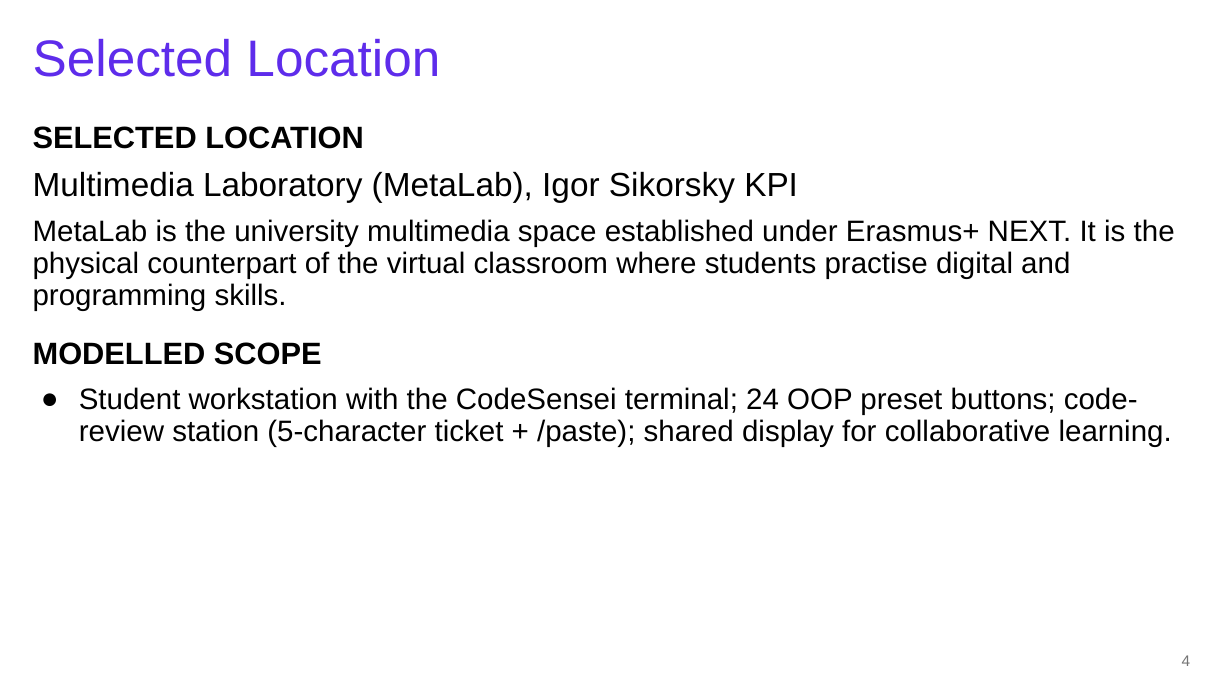
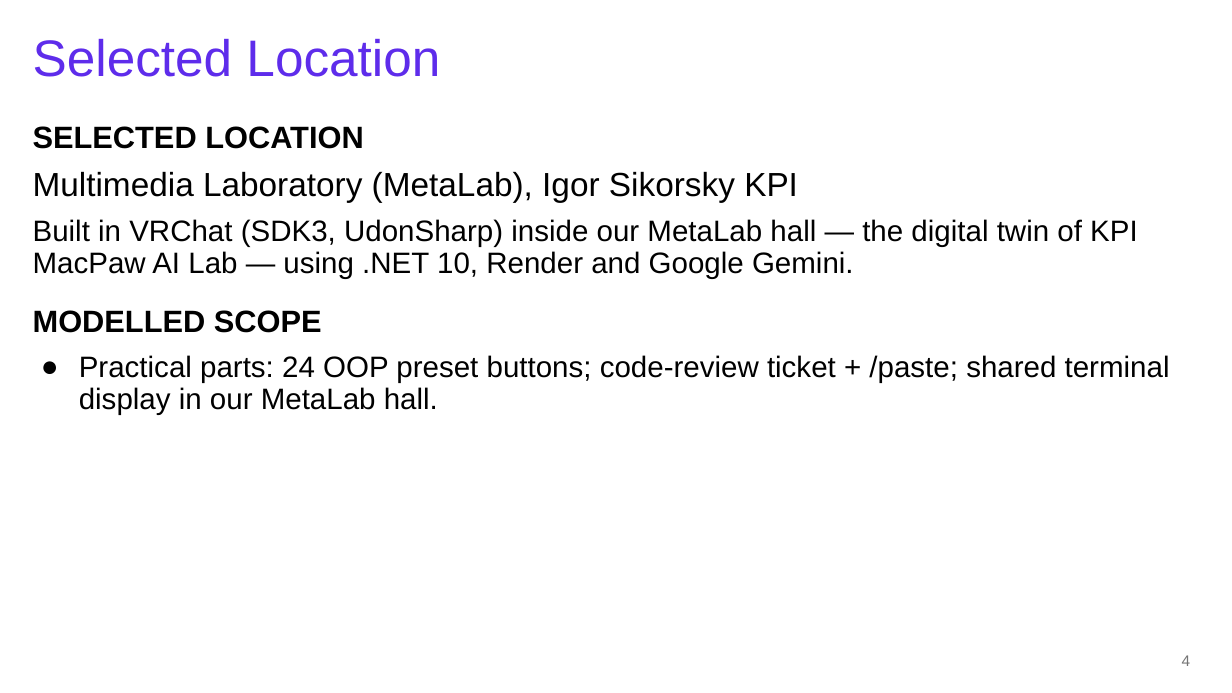
Before and after one commit to mamenkomarkus-creator/CodeSensei, a slide deck: slide 4 of presentation-materials/CodeSensei-NEXT-presentation.pptx. Drawn at 1232x693 pixels with LibreOffice and Linux fonts; fonts in the diff are those of the drawing; background and template pictures are left out. Boxes give left, top, right and bottom in pixels: in the first picture for what was removed or moved away, otherwise in the second. Text is boxed around its words. In the diff, an @@ line names an element or a change of style, - is before the commit and + after.

```diff
--- a/presentation-materials/CodeSensei-NEXT-presentation.pptx
+++ b/presentation-materials/CodeSensei-NEXT-presentation.pptx
@@ text at (33, 219, 1138, 279): text changed @@
-MetaLab is the university multimedia space established under Erasmus+ NEXT. It is the physical counterpart of the virtual classroom where students practise digital and programming skills.
+Built in VRChat (SDK3, UdonSharp) inside our MetaLab hall — the digital twin of KPI MacPaw AI Lab — using .NET 10, Render and Google Gemini.
@@ text at (79, 355, 1170, 415): text changed @@
-● Student workstation with the CodeSensei terminal; 24 OOP preset buttons; code-review station (5-character ticket + /paste); shared display for collaborative learning.
+● Practical parts: 24 OOP preset buttons; code-review ticket + /paste; shared terminal display in our MetaLab hall.
```
Also in this commit, not shown: 5 other slides changed, 13 other files.
